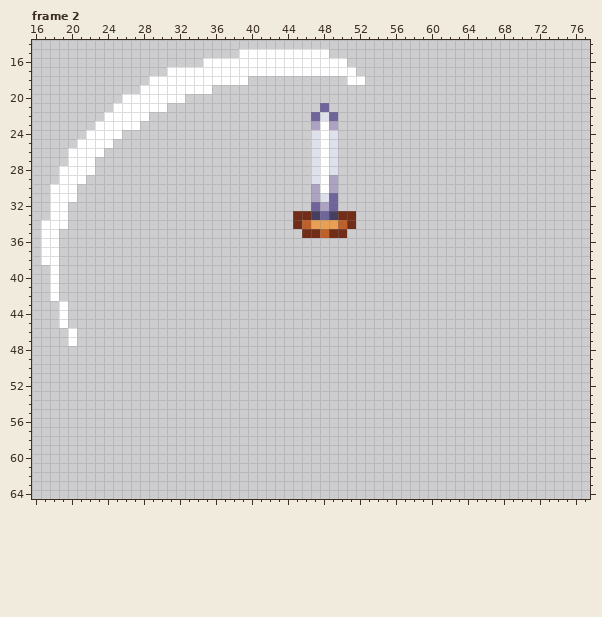
File history of a pixel-art file, aseprite/anya/sword_0_up.aseprite. The picture above is the old version.
96x96 pixels, 4 frames. Colours within 5 levels of each other are drawn and written as one. Shown: frame 2: x 16..77, y 14..64. The commit also changed other frames, which this record leaves out.
Now the later version:
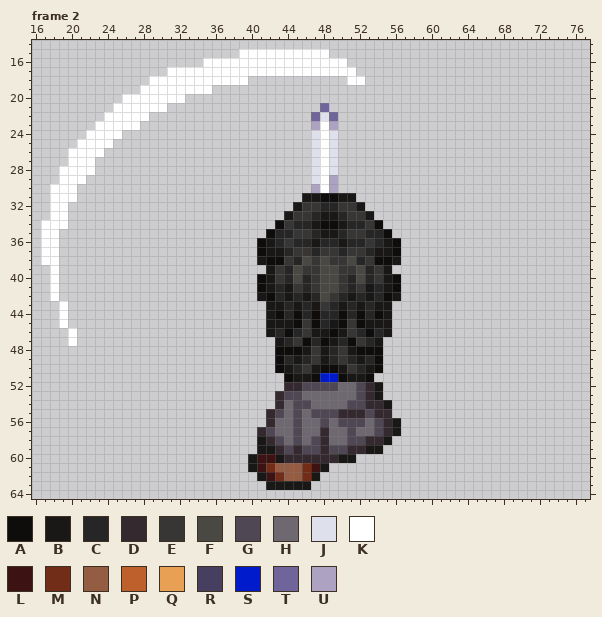
Palette (. is transparent): A #0f0d0c  B #191817  C #272626  D #352930  E #373635  F #4a4843  G #4f4753  H #6e6871  J #dee1ec  K #ffffff  L #3c1213  M #722d19  N #945c43  P #be602b  Q #e7a054  R #463f5f  S #001bcc  T #6f659b  U #ada2c1
Change:
layer "body" now shown
Changed rows in their new state; - is an unchanged pixel.
Frame 2, layer "body":
first column x 40:
31 ------BBAABB-----
32 -----BEECCEEB----
33 ----BEECBBCEEB---
34 ---AECCBAABCCEA--
35 --ACCEECBBCEECCA-
36 -ABCECCBCCBCCECBA
37 -ABBCEECEECEECBBA
38 -BAAECFEFEEFCEAAB
39 --BECFEEFFEEFCEB-
40 -ABECFCEFFECFCEBA
41 -ABCBECEFFECEBCBA
42 -BACBCBCFECBCBCAB
43 --BBCBCBECBCBCBB-
44 --BACACACCACACAB-
45 --BBBAEACBAEABBB-
46 --BCACEBBABECACB-
47 ---BCEACABCAECB--
48 ---AAABEBCEBAAA--
49 ---ACBCEBCECBCA--
50 ---ABCEBAABECBA--
51 ----ABBASSABBA---
52 ----DDGGGGHHGDB--
53 ---DGGHHHHHHGDB--
54 ---DHGGHHHHGGDDB-
55 --DGHGHGGGDDDGDD-
56 --DHHGHHGHGGGHGDB
57 -DGHHGHHDHHGHHGDB
58 -BDGHGHGDHHGGDDB-
59 -BBDGDGGDGGDDBB--
60 BLLBDDDDDDBB-----
61 BLMNNNMLB--------
62 -BLMNNMB---------
63 --BBBBB----------
Where, in picture pixels (left, top, right, bottom), the same in both pictures:
changed: (248, 193, 401, 490)
